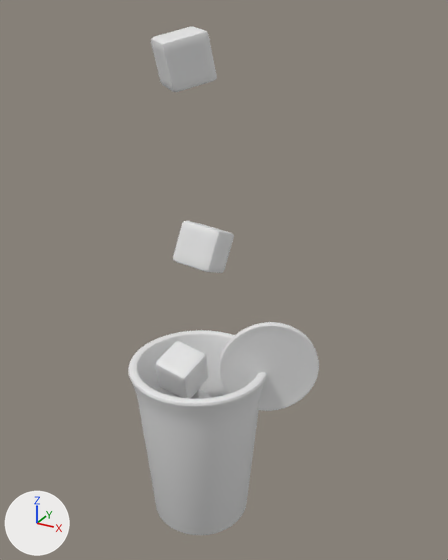
The OBJ model public/assets/drink-baked/blog0023.obj: old version first, new version second.
Before and after are seen from a 50 mm lens placed at (5.8, -9.46, 10.43), pointed at (0.45, 0.26, 5.57). Every picture has the same lights, and +X, +Y and +Z are marked at lower left. The first picture is the older version. Where no turn or scale is listed for an object, it has been applied to the vertices.

Script lines for the objects in view, before the commit:
```python
me_circle_001 = bpy.data.meshes.new('Circle.001')
me_circle_001.from_pydata(...)  # 834 vertices, 832 faces; spans x 0.5..2.3, y -0.15..0.97, z 2.77..4.78
me_cube = bpy.data.meshes.new('Cube')
me_cube.from_pydata(...)  # 386 vertices, 384 faces; spans x -0.627..0.652, y -0.622..0.618, z 1.801..2.89
me_cube_001 = bpy.data.meshes.new('Cube.001')
me_cube_001.from_pydata(...)  # 386 vertices, 384 faces; spans x -0.88..0.056, y -0.502..0.508, z 2.868..3.903
me_cube_002 = bpy.data.meshes.new('Cube.002')
me_cube_002.from_pydata(...)  # 386 vertices, 384 faces; spans x -0.324..0.586, y -0.46..0.554, z 5.723..6.79
me_cube_003 = bpy.data.meshes.new('Cube.003')
me_cube_003.from_pydata(...)  # 386 vertices, 384 faces; spans x -0.579..0.556, y -0.87..0.321, z 9.161..10.134
me_cylinder = bpy.data.meshes.new('Cylinder')
me_cylinder.from_pydata(...)  # 960 vertices, 898 faces; spans x -1.44..1.44, y -1.44..1.44, z 0.0..3.71
me_plane = bpy.data.meshes.new('Plane')
me_plane.from_pydata(...)  # 246 vertices, 68 faces; spans x -1.31..1.31, y -1.3..1.3, z 3.03..3.12
ob_circle_001 = bpy.data.objects.new('Circle.001', me_circle_001)
ob_circle_001.location = (0.0, 0.0, 0.0)
ob_cube = bpy.data.objects.new('Cube', me_cube)
ob_cube.location = (0.0, 0.0, 0.0)
ob_cube_001 = bpy.data.objects.new('Cube.001', me_cube_001)
ob_cube_001.location = (0.0, 0.0, 0.0)
ob_cube_002 = bpy.data.objects.new('Cube.002', me_cube_002)
ob_cube_002.location = (0.0, 0.0, 0.0)
ob_cube_003 = bpy.data.objects.new('Cube.003', me_cube_003)
ob_cube_003.location = (0.0, 0.0, 0.0)
ob_cylinder = bpy.data.objects.new('Cylinder', me_cylinder)
ob_cylinder.location = (0.0, 0.0, 0.0)
ob_plane = bpy.data.objects.new('Plane', me_plane)
ob_plane.location = (0.0, 0.0, 0.0)
```
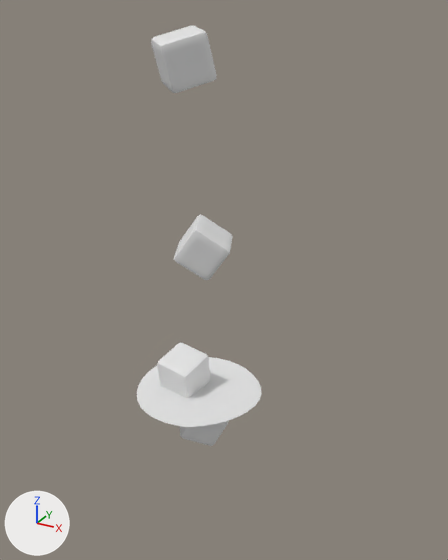
Location of each change, [x1, y1, x2, y2] in pixels of the pictures (448 x 560 px; the box of a moved part takes in the faces that stretch with it):
'Cylinder', deleted: before [128, 330, 267, 535]
'Circle.001', deleted: before [219, 322, 319, 411]
'Cube.002', reshaped (25% taller): before [173, 221, 234, 273]; after [174, 215, 233, 280]
'Cube.001', reshaped: before [155, 341, 208, 398]; after [157, 342, 210, 398]
part 1 of me_cube, moved or reshaped (mostly hidden before): before [191, 389, 212, 399]; after [180, 421, 229, 446]
part 4 of me_plane, moved or reshaped (not visible before): after [137, 357, 262, 427]

Patch to the scene script:
```diff
--- a/public/assets/drink-baked/blog0023.obj.py
+++ b/public/assets/drink-baked/blog0023.obj.py
@@ me_cube @@
 # used by ob_cube; location = (0.0, 0.0, 0.0)
-me_cube.from_pydata(...)  # 386 vertices, 384 faces; spans x -0.627..0.652, y -0.622..0.618, z 1.801..2.89
+me_cube.from_pydata(...)  # 386 vertices, 384 faces; spans x -0.569..0.694, y -0.55..0.609, z 1.799..2.902
+# me_cube part 1: the whole mesh is multiplied about its middle by the matrix ((-0.97, -0.243, 0.028), (-0.028, 0.222, 0.975), (-0.243, 0.944, -0.222)), then moved by (0.05, 0.031, 0.005)
@@ me_cube_001 @@
 # used by ob_cube_001; location = (0.0, 0.0, 0.0)
-me_cube_001.from_pydata(...)  # 386 vertices, 384 faces; spans x -0.88..0.056, y -0.502..0.508, z 2.868..3.903
+me_cube_001.from_pydata(...)  # 386 vertices, 384 faces; spans x -0.822..0.106, y -0.506..0.493, z 2.89..3.867
+# me_cube_001 part 2: the whole mesh is multiplied about its middle by the matrix ((0.999, 0.035, -0.029), (-0.032, 0.996, 0.088), (0.031, -0.087, 0.996)), then moved by (0.054, -0.01, -0.007)
@@ me_cube_002 @@
 # used by ob_cube_002; location = (0.0, 0.0, 0.0)
-me_cube_002.from_pydata(...)  # 386 vertices, 384 faces; spans x -0.324..0.586, y -0.46..0.554, z 5.723..6.79
+me_cube_002.from_pydata(...)  # 386 vertices, 384 faces; spans x -0.493..0.755, y -0.498..0.592, z 5.701..6.812
+# me_cube_002 part 3: the whole mesh is multiplied about its middle by the matrix ((0.405, 0.898, 0.17), (-0.914, 0.389, 0.118), (0.04, -0.203, 0.978))
@@ me_plane @@
 # used by ob_plane; location = (0.0, 0.0, 0.0)
-me_plane.from_pydata(...)  # 246 vertices, 68 faces; spans x -1.31..1.31, y -1.3..1.3, z 3.03..3.12
+me_plane.from_pydata(...)  # 218 vertices, 161 faces; spans x -1.31..1.31, y -1.31..1.31, z 3.03..3.12
+# me_plane part 4: 2 vertices moved within x -0.5..0.5, y -1.21..1.21, z 3.07; 194 vertices removed from x -1.3..1.3, y -1.3..1.3, z 3.03..3.12; 166 vertices added at x -1.29..1.29, y -1.31..1.31, z 3.03..3.12
@@ ob_circle_001 @@
-ob_circle_001 = bpy.data.objects.new('Circle.001', me_circle_001)
-ob_circle_001.location = (0.0, 0.0, 0.0)
@@ ob_cylinder @@
-ob_cylinder = bpy.data.objects.new('Cylinder', me_cylinder)
-ob_cylinder.location = (0.0, 0.0, 0.0)
```
